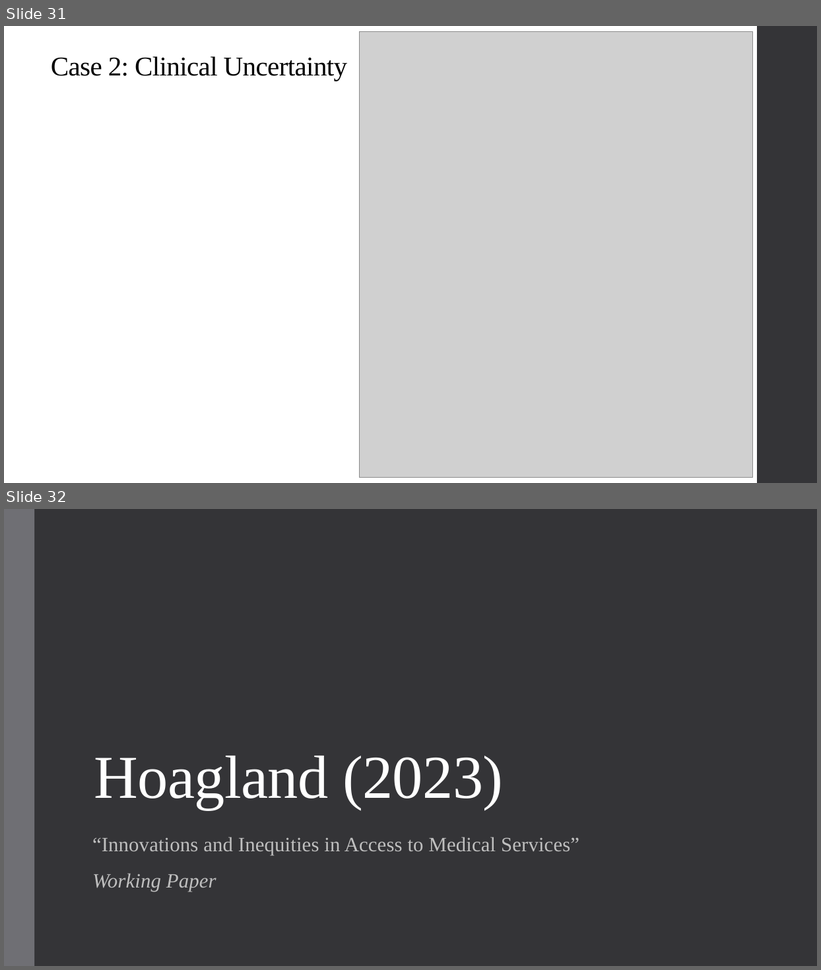
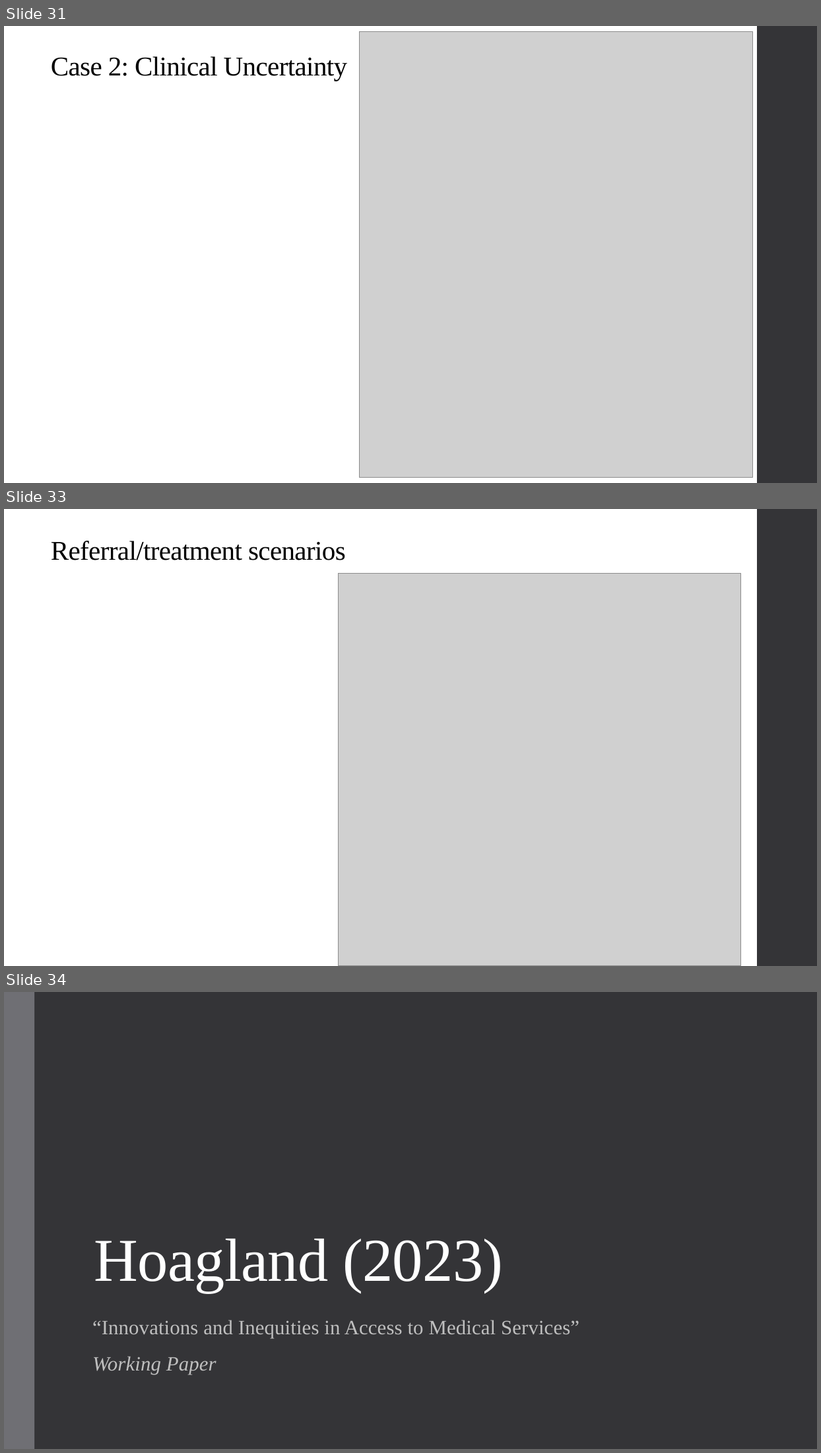
Before and after one commit to alex-hoagland/HAD6750H, a slide deck: Lecture08_HealthEquity/L8Slides_HealthEquity_2023W.pptx. Shown one above the other, each under a label of ours: slides 31 and 32 before the commit, slides 31, 33 and 34 after it; the slides between them are not shown. The pictures are 821x970 and 821x1453 pixels, drawn with LibreOffice and Linux fonts; fonts in the diff are those of the drawing; grey boxes stand for pictures. Boxes give left, top, right and bottom in pixels: in the first picture for what was removed or moved away, otherwise in the second. Text is boxed around its words. In the diff, an @@ line names an element or a change of style, - is before the commit and + after.

```diff
--- a/Lecture08_HealthEquity/L8Slides_HealthEquity_2023W.pptx
+++ b/Lecture08_HealthEquity/L8Slides_HealthEquity_2023W.pptx
@@ slide 33 added at [4, 509, 817, 966], background #FFFFFF; not listed: 1 template element that a slide beside it also shows @@
@@ title added at [51, 541, 346, 560], 32 pt, text #000000 @@
+Referral/treatment scenarios
@@ picture added at [338, 574, 741, 966] @@
@@ what was slide 32 is now slide 34 @@
```
Also in this commit, not shown: 1 slide changed, 1 other slide added, 9 other files.
